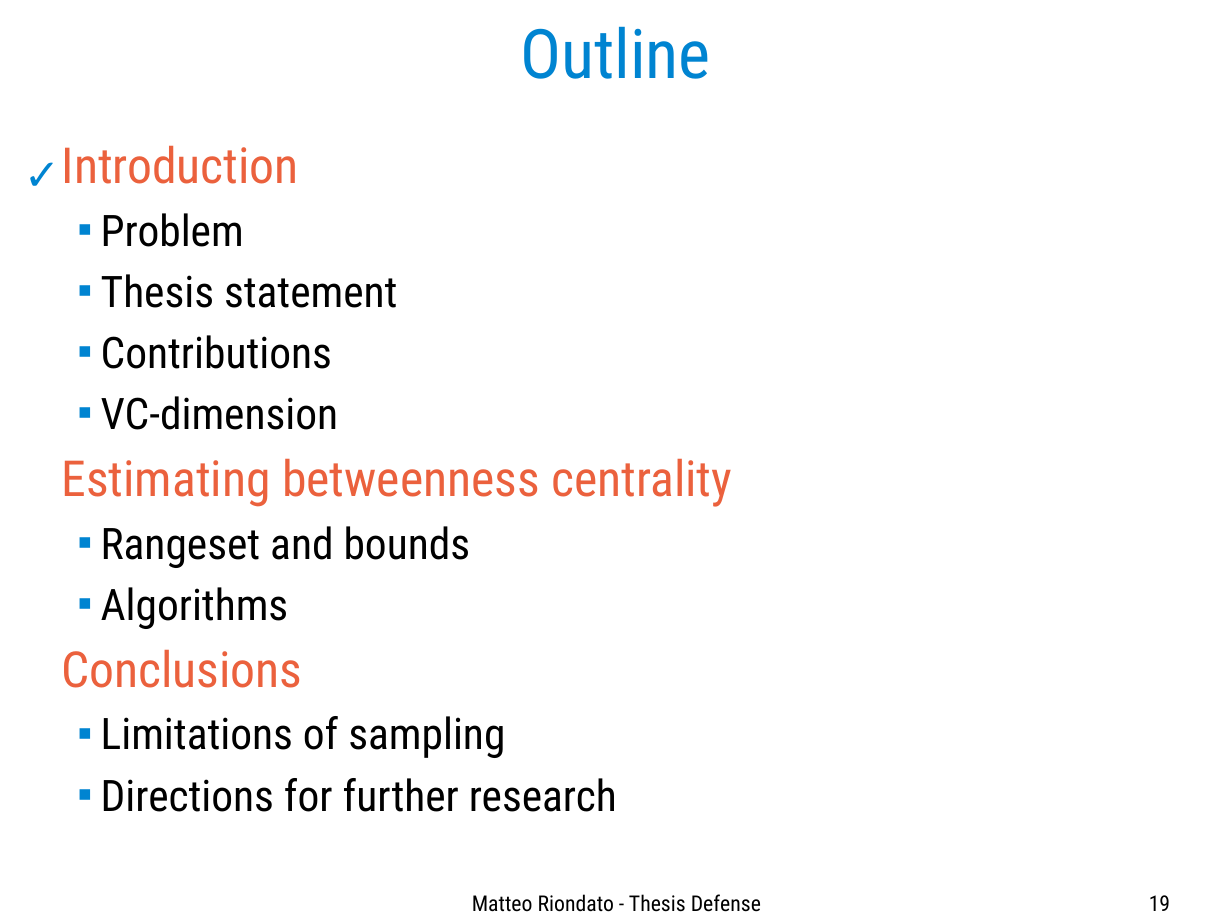
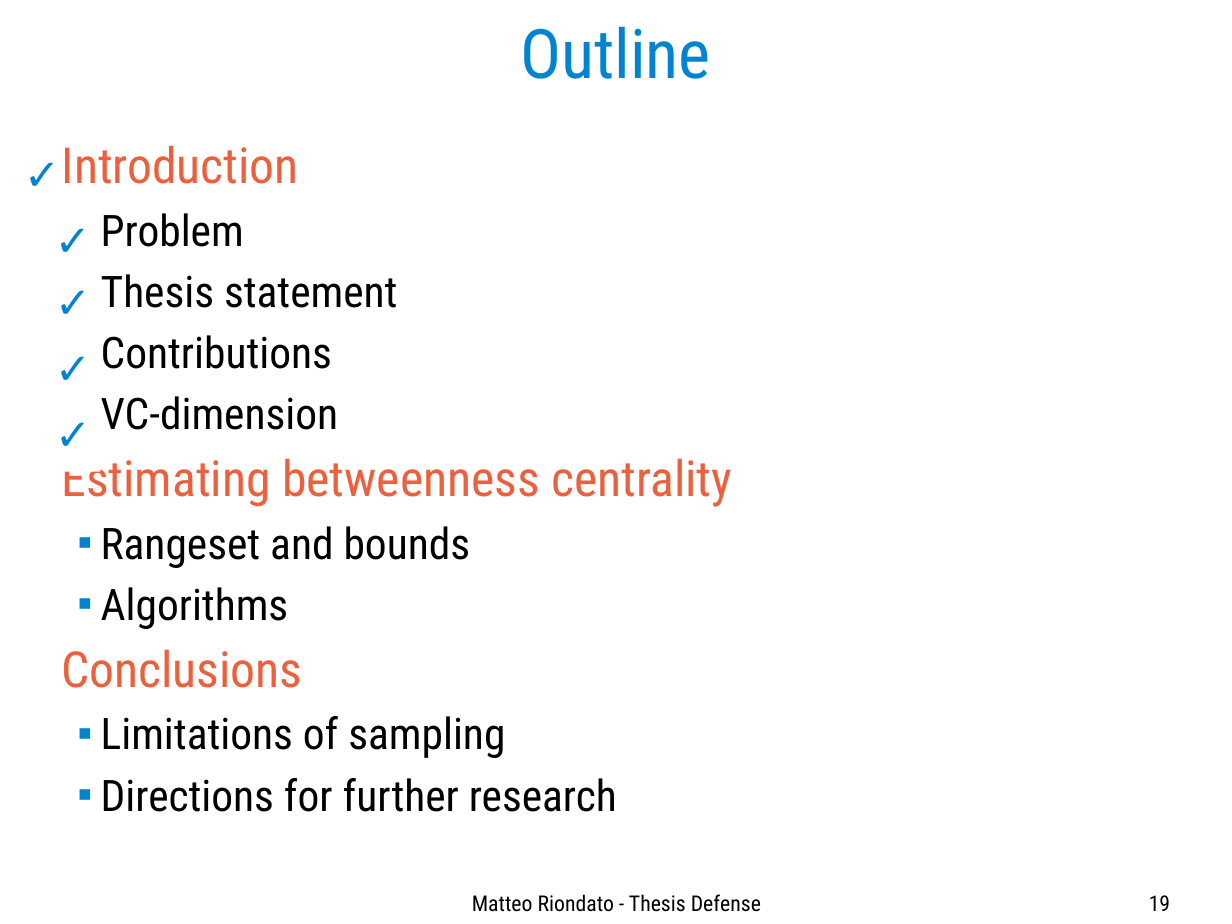
Before and after one commit to ZhizhongIsaacChen/dissertation, a slide deck: slide 19 of defense/Defense-talk.odp. Drawn at 1232x924 pixels with LibreOffice and Linux fonts; fonts in the diff are those of the drawing. Boxes give left, top, right and bottom in pixels: in the first picture for what was removed or moved away, otherwise in the second. Text is boxed around its words. In the diff, an @@ line names an element or a change of style, - is before the commit and + after.

```diff
--- a/defense/Defense-talk.odp
+++ b/defense/Defense-talk.odp
@@ text added at <box>44,208,99,278</box>, 28 pt, text #0084D1 @@
+✓
@@ text added at <box>44,269,99,340</box>, 28 pt, text #0084D1 @@
+✓
@@ text added at <box>44,335,99,406</box>, 28 pt, text #0084D1 @@
+✓
@@ text added at <box>44,401,99,472</box>, 28 pt, text #0084D1 @@
+✓
```
Also in this commit, not shown: 26 other slides changed.
